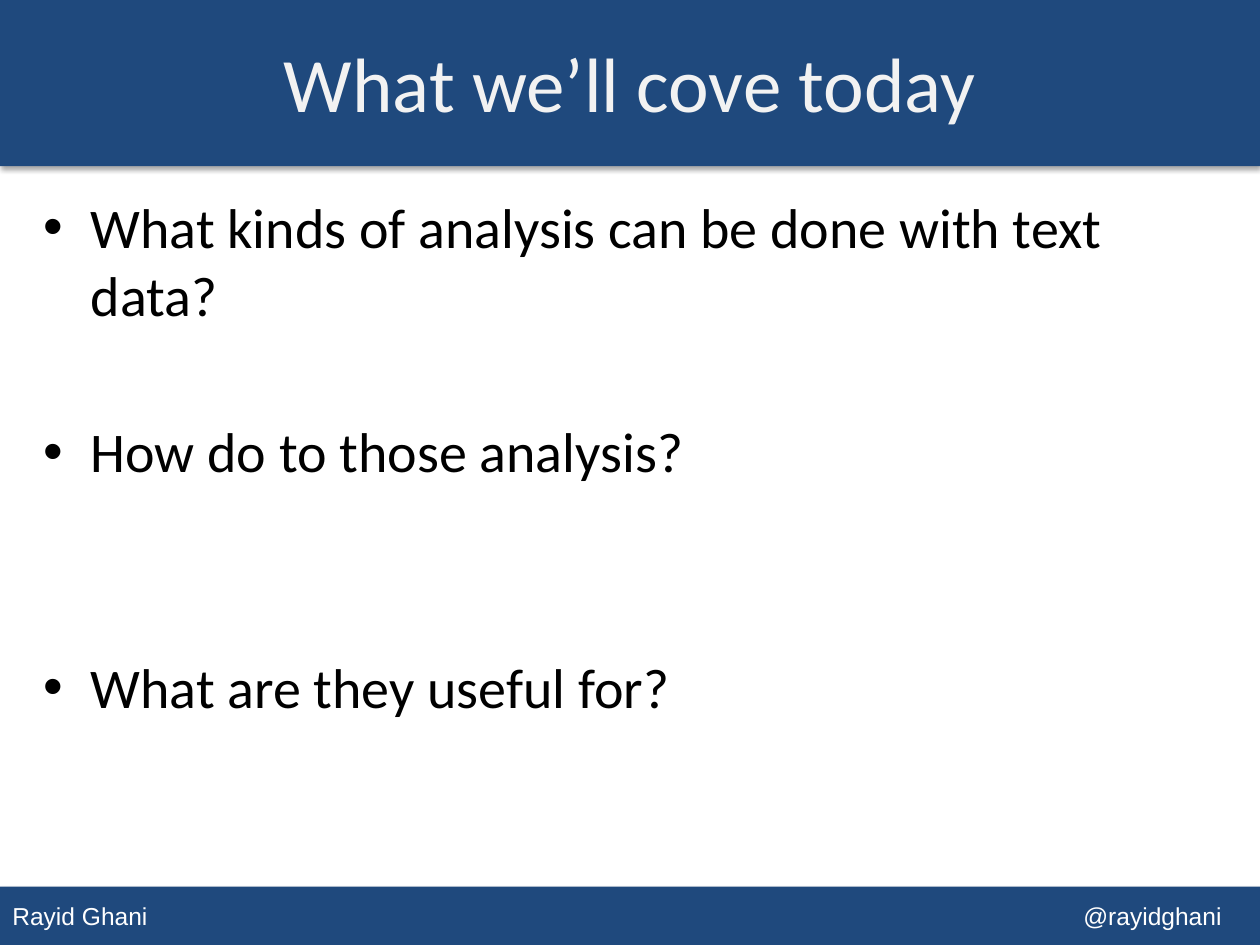
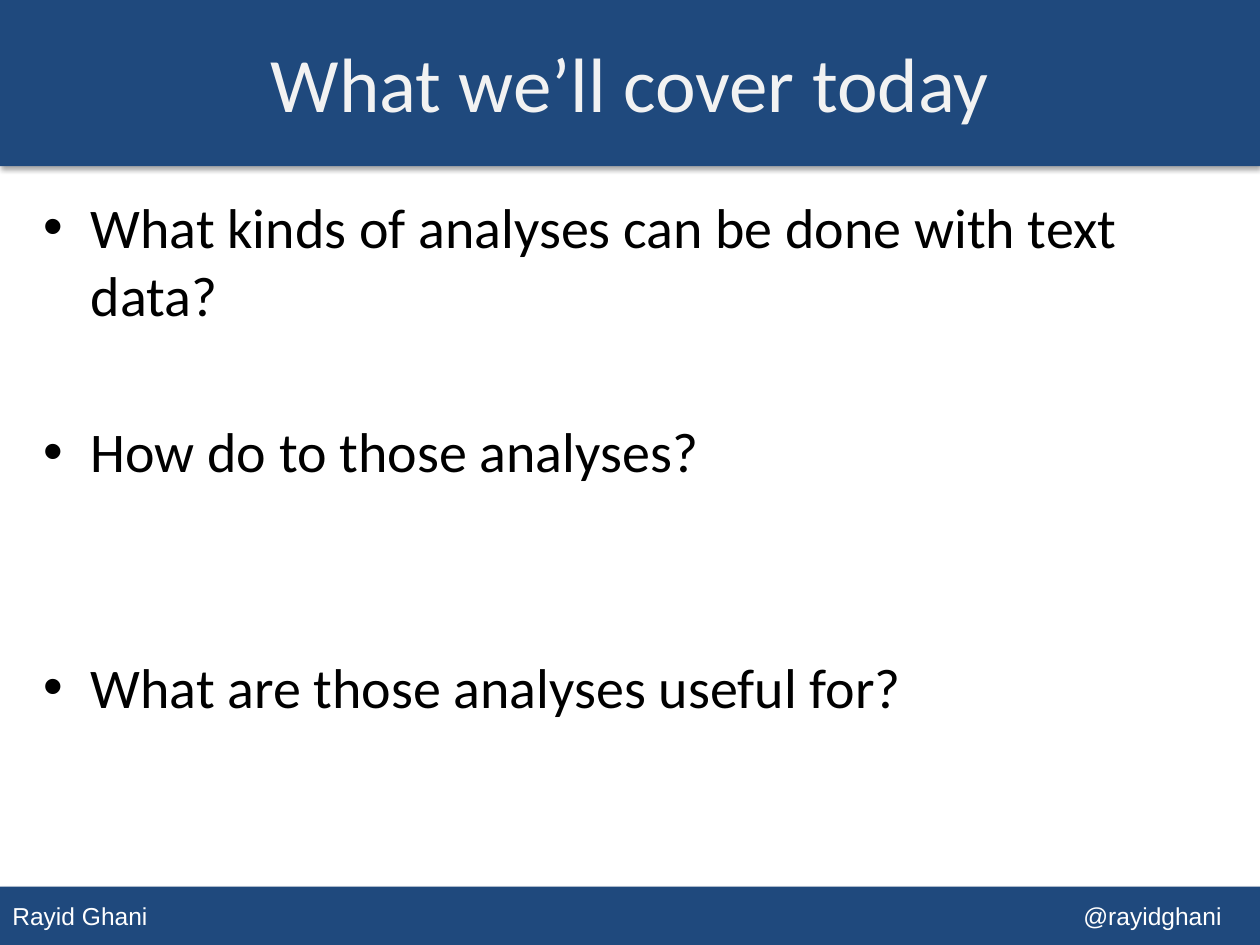
Before and after one commit to dssg/MLforPublicPolicy, a slide deck: slide 2 of Lectures/Lecture 12 - Text Analysis.pptx. Drawn at 1260x945 pixels with LibreOffice and Linux fonts; fonts in the diff are those of the drawing. Boxes give left, top, right and bottom in pixels: in the first picture for what was removed or moved away, otherwise in the second. Text is boxed around its words. In the diff, an @@ line names an element or a change of style, - is before the commit and + after.

Commit message:
updated text analysis lecture

```diff
--- a/Lectures/Lecture 12 - Text Analysis.pptx
+++ b/Lectures/Lecture 12 - Text Analysis.pptx
@@ title at [271,58,988,125]: text changed @@
-What we’ll cove today
+What we’ll cover today
@@ text at [91,209,1116,717]: text changed @@
-• What kinds of analysis can be done with text data?
-• How do to those analysis?
-• What are they useful for?
+• What kinds of analyses can be done with text data?
+• How do to those analyses?
+• What are those analyses useful for?
```
Also in this commit, not shown: 3 other slides changed, 19 slides added, 4 slides removed, 1 other file.
